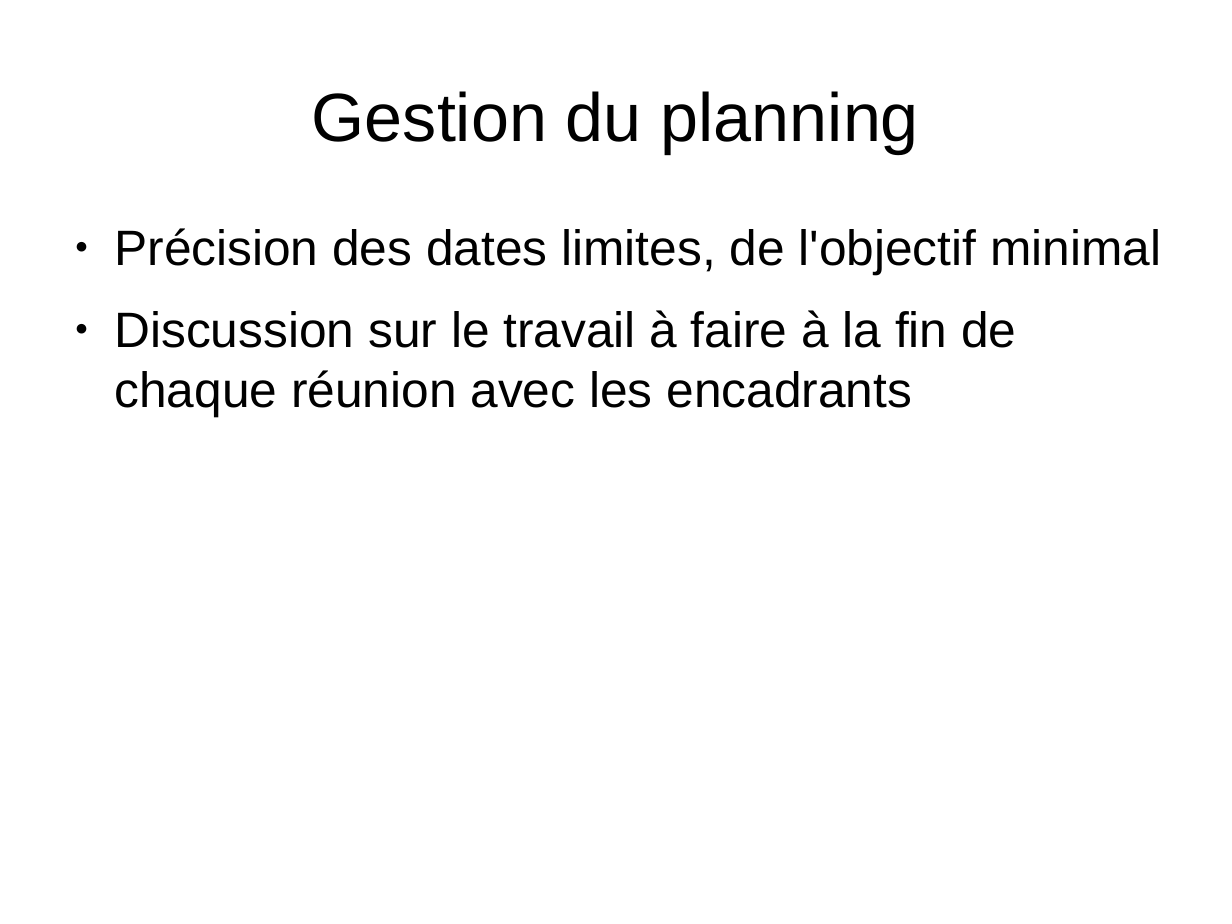
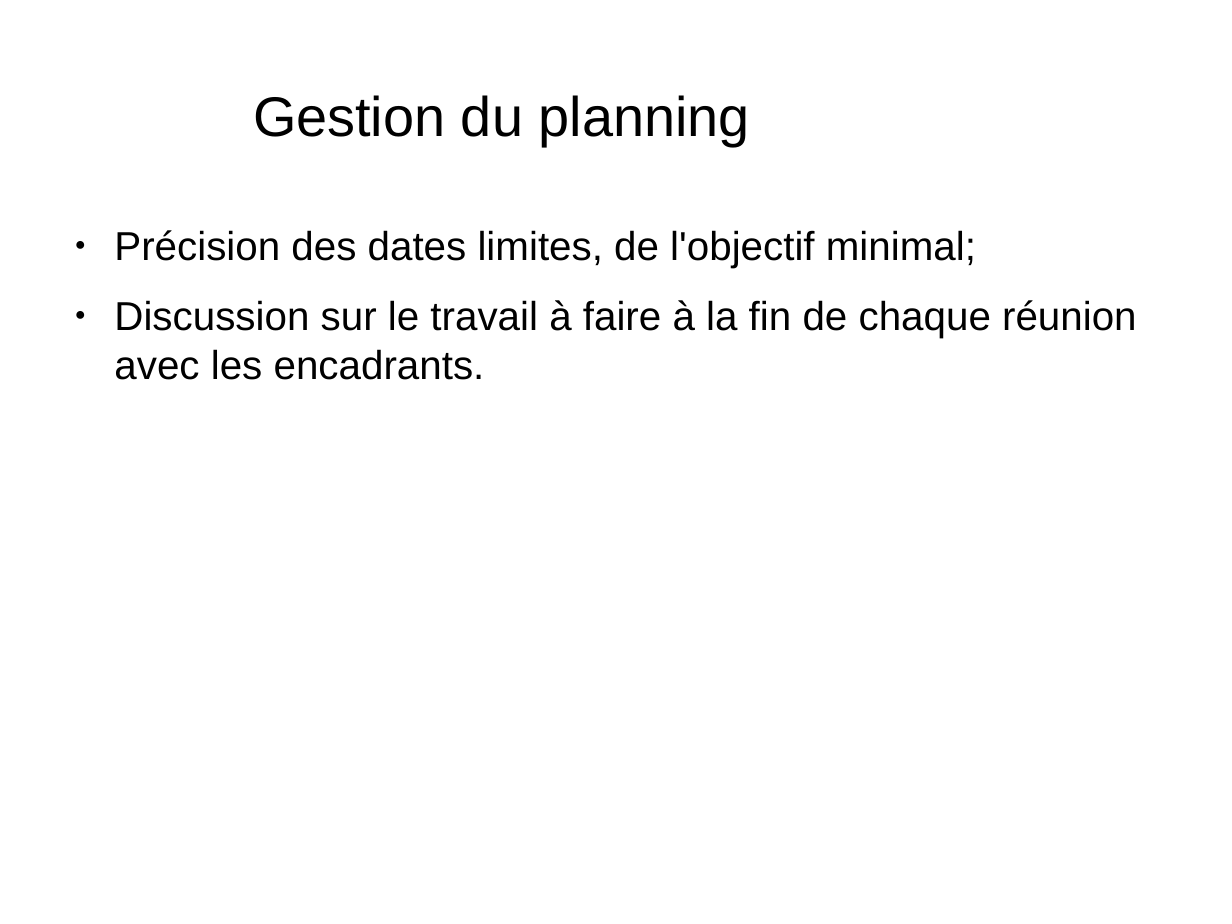
Before and after one commit to juliendvl/modeleur-bmesh, a slide deck: slide 9 of SCHEME/diapos_scheme.odp. Drawn at 1232x924 pixels with LibreOffice and Linux fonts; fonts in the diff are those of the drawing; background and template pictures are left out. Boxes give left, top, right and bottom in pixels: in the first picture for what was removed or moved away, otherwise in the second. Text is boxed around its words. In the diff, an @@ line names an element or a change of style, - is before the commit and + after.

```diff
--- a/SCHEME/diapos_scheme.odp
+++ b/SCHEME/diapos_scheme.odp
@@ title "Gestion du planning" moved from (x1=312, y1=91, x2=919, y2=153) to (x1=253, y1=95, x2=750, y2=146) @@
@@ title "Gestion du planning" at (x1=253, y1=95, x2=750, y2=146): size 44 to 36 pt @@
@@ text at (x1=114, y1=230, x2=1137, y2=380): text changed; size 32 to 26 pt @@
-● Précision des dates limites, de l'objectif minimal
-● Discussion sur le travail à faire à la fin de chaque réunion avec les encadrants
+● Précision des dates limites, de l'objectif minimal;
+● Discussion sur le travail à faire à la fin de chaque réunion avec les encadrants.
```
Also in this commit, not shown: 9 other slides changed, 1 slide added, 1 slide removed.
